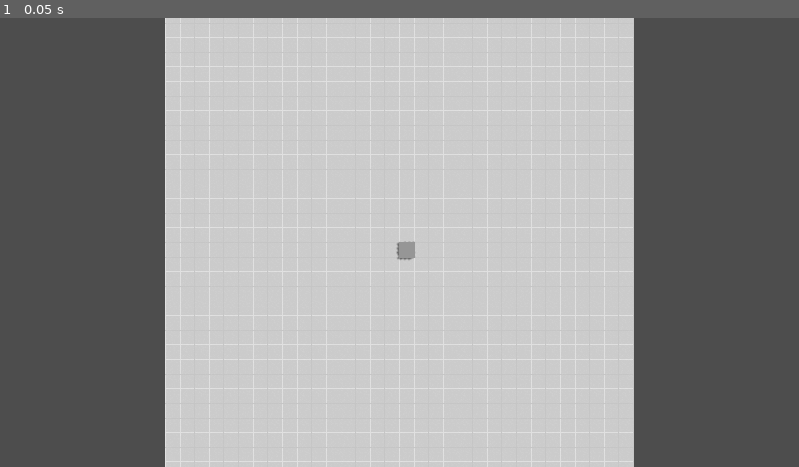
Above: before the commit, frame 1.
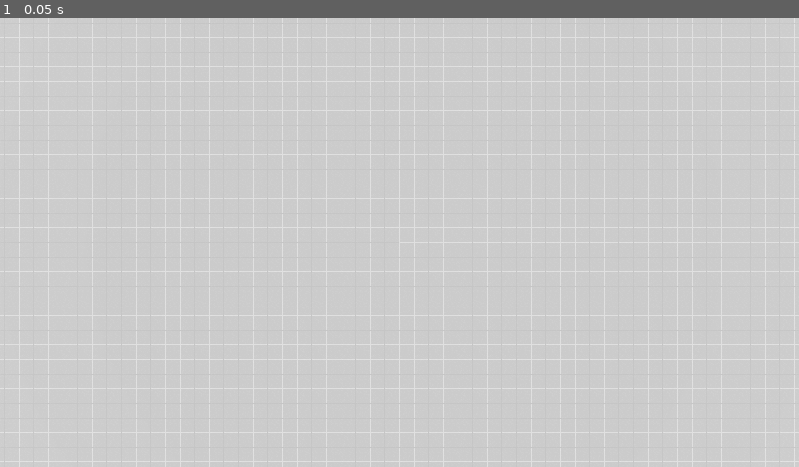
Above: after the commit, the same moment.

Repository: apia46/ThingDeliverer
Game: Godot game, scene res://game.tscn
Two runs of this game, one before a commit and one after it. Both use one fixed random seed, a clock stepped at 60 frames per second and the inputs below.
Inputs:
- Up to frame 1 (0.05 s): no input

The runs differ from the first frame. In frame 1, 41% of the frame differs, in the area x 0-100%, y 0-100%.

Commit message:
Load and unload chunks by camera position

Diff:
--- a/chunk.tscn
+++ b/chunk.tscn
@@ -69,12 +69,8 @@
 material = SubResource("ShaderMaterial_eat54")
 size = Vector2(32, 32)
 
-[sub_resource type="BoxMesh" id="BoxMesh_eat54"]
-
 [node name="chunk" type="MeshInstance3D"]
 mesh = SubResource("PlaneMesh_a0kup")
 script = ExtResource("2_eat54")
 
-[node name="MeshInstance3D" type="MeshInstance3D" parent="."]
-transform = Transform3D(1, 0, 0, 0, 1, 0, 0, 0, 1, 0.5, 0.5, 0.5)
-mesh = SubResource("BoxMesh_eat54")
+[node name="MultiMeshInstance3D" type="MultiMeshInstance3D" parent="."]
--- a/game.gd
+++ b/game.gd
@@ -1,17 +1,40 @@
 extends Node3D
 
 func _ready() -> void:
-	$"scene".loadChunk(Vector2(0,0))
+	updateCamera()
 
 func _input(event: InputEvent) -> void:
 	if event is InputEventMouseMotion:
 		if Input.is_mouse_button_pressed(MOUSE_BUTTON_MIDDLE):
-			$"camera".position -= Vector3(event.relative.x, 0, event.relative.y) * $"camera".position.y * 0.0024
+			$"camera".position -= Vector3(event.relative.x, 0, event.relative.y) * $"camera".position.y * 0.00237
+			updateCamera()
 	elif event is InputEventMouseButton:
 		if event.is_pressed():
 			# zoom in
 			if event.button_index == MOUSE_BUTTON_WHEEL_UP:
 				$"camera".position.y *= 0.8
+				updateCamera()
 			# zoom out
-			if event.button_index == MOUSE_BUTTON_WHEEL_DOWN:
+			if event.button_index == MOUSE_BUTTON_WHEEL_DOWN and $"camera".position.y < 100:
 				$"camera".position.y *= 1.25
+				updateCamera()
+
+
+func updateCamera() -> void:
+	# 2y tan 37.5 * 1152/648
+	# it did say it was the horizontal fov but i guess it lied
+	var screenWidth:float = $"camera".position.y * 2.728273735
+	var screenHeight:float = screenWidth * 0.5625
+
+	var leftBound:int = floor(($"camera".position.x - 0.5*screenWidth) / Scene.CHUNK_SIZE)
+	var rightBound:int = ceil(($"camera".position.x + 0.5*screenWidth) / Scene.CHUNK_SIZE)
+	var topBound:int = floor(($"camera".position.z - 0.5*screenHeight) / Scene.CHUNK_SIZE)
+	var bottomBound:int = ceil(($"camera".position.z + 0.5*screenHeight) / Scene.CHUNK_SIZE)
+	for chunkPosition:Vector2i in $"scene".chunkPositions.duplicate():
+		if chunkPosition.x < leftBound or chunkPosition.x >= rightBound or chunkPosition.y < topBound or chunkPosition.y >= bottomBound:
+			$"scene".unloadChunk(chunkPosition)
+	for x:int in range(leftBound, rightBound):
+		for y:int in range(topBound, bottomBound):
+			var thisChunkPosition:Vector2i = Vector2i(x, y)
+			if thisChunkPosition not in $"scene".chunkPositions:
+				$"scene".loadChunk(thisChunkPosition)
--- a/scene.gd
+++ b/scene.gd
@@ -1,9 +1,19 @@
 extends Node3D
+class_name Scene
 const CHUNK = preload("res://chunk.tscn");
+const CHUNK_SIZE:float = 32
 
-var chunks:Array[Chunk]
+var chunks:Array[Chunk] = []
+var chunkPositions:Array[Vector2i] = []
 
-func loadChunk(chunkPos:Vector2) -> void:
-	var chunk = CHUNK.instantiate()
-	chunk.position = Vector3(chunkPos.x * 32, 0, chunkPos.y * 32)
+func loadChunk(chunkPos:Vector2i) -> void:
+	var chunk:Chunk = CHUNK.instantiate()
+	chunk.position = Vector3(chunkPos.x * 32 + 16, 0, chunkPos.y * 32 + 16)
+	chunks.append(chunk)
+	chunkPositions.append(chunkPos)
 	add_child(chunk)
+
+func unloadChunk(chunkPos:Vector2i) -> void:
+	var index:int = chunkPositions.find(chunkPos)
+	chunks.pop_at(index).queue_free()
+	chunkPositions.pop_at(index)
Not shown: 1 places in chunk.tscn that only renumber resources
